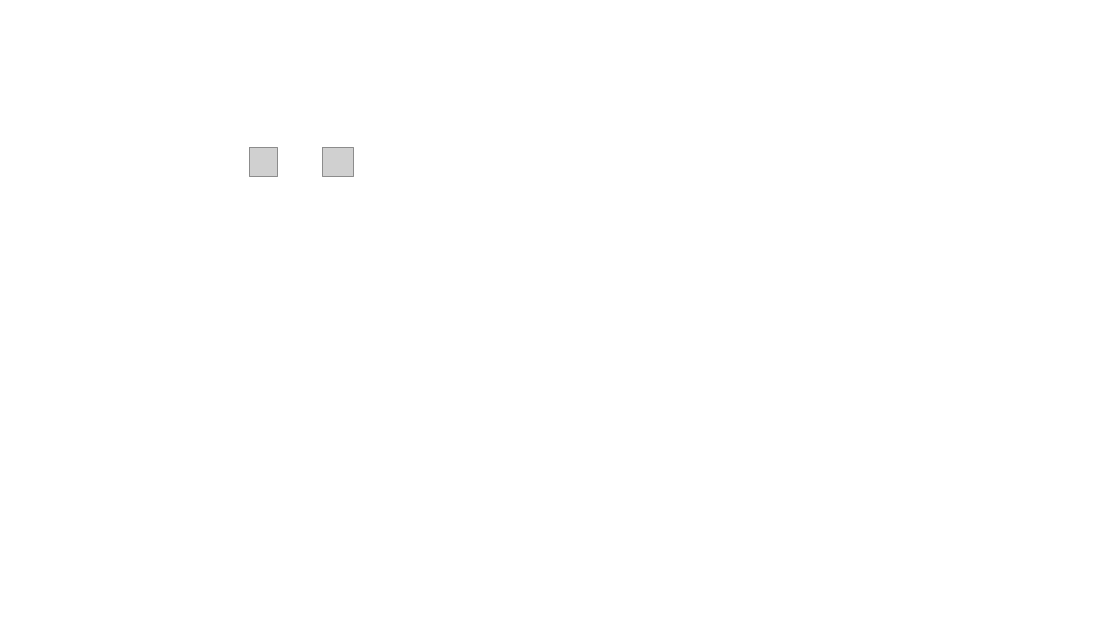
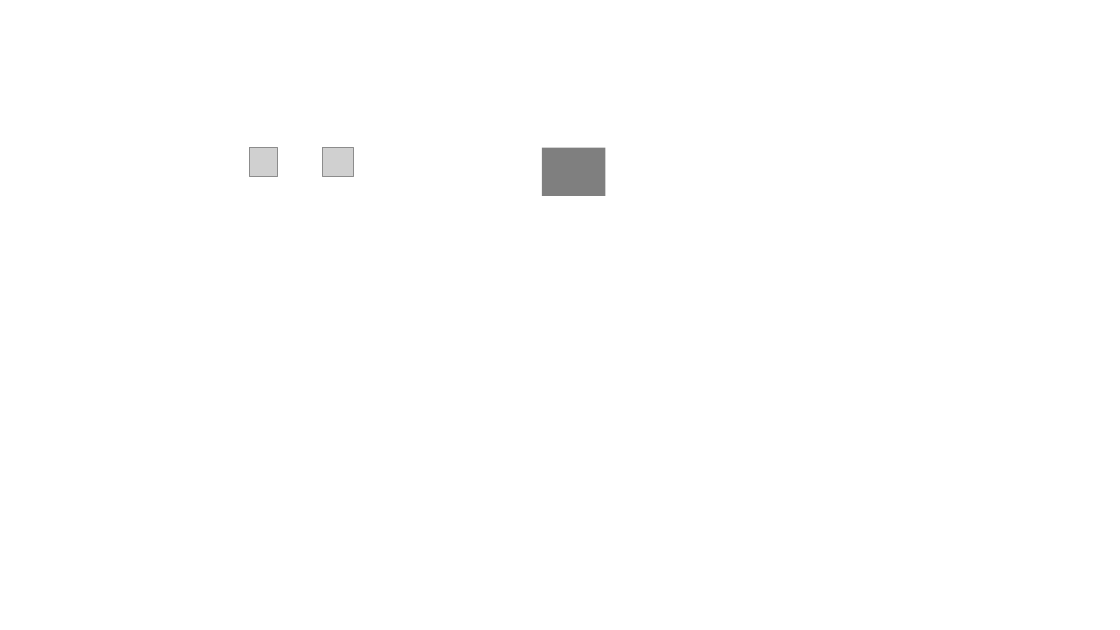
Before and after one commit to DuetoPark/movie-page, a slide deck: slide 5 of pictures/영화표.pptx. Drawn at 1120x630 pixels with LibreOffice and Linux fonts; fonts in the diff are those of the drawing; grey boxes stand for pictures. Boxes give left, top, right and bottom in pixels: in the first picture for what was removed or moved away, otherwise in the second. Text is boxed around its words. In the diff, an @@ line names an element or a change of style, - is before the commit and + after.

```diff
--- a/pictures/영화표.pptx
+++ b/pictures/영화표.pptx
@@ rectangle added at <box>542,148,606,197</box>, fill #000000 at 50% opacity @@
```
Also in this commit, not shown: 5 other files.
